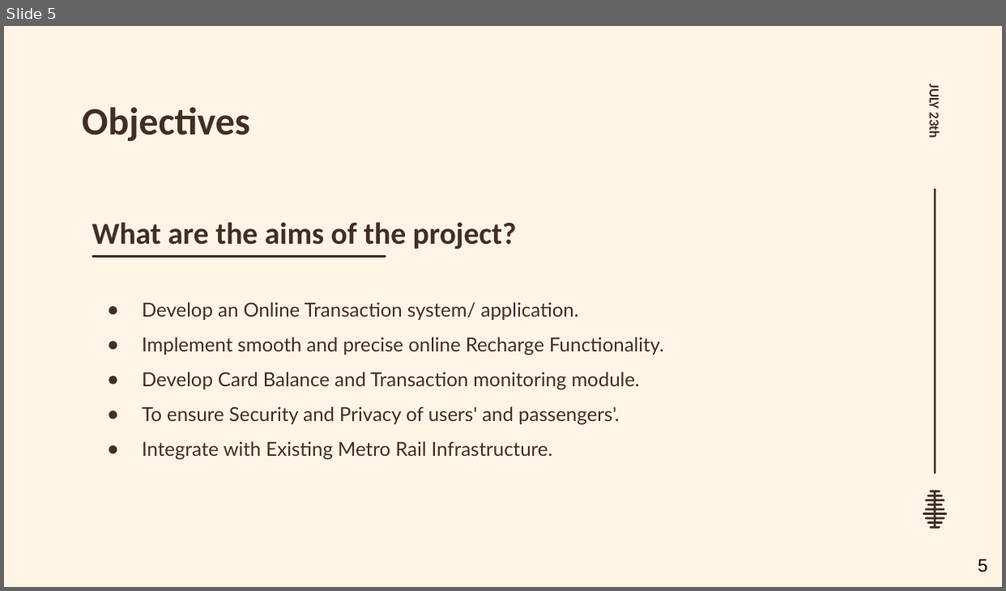
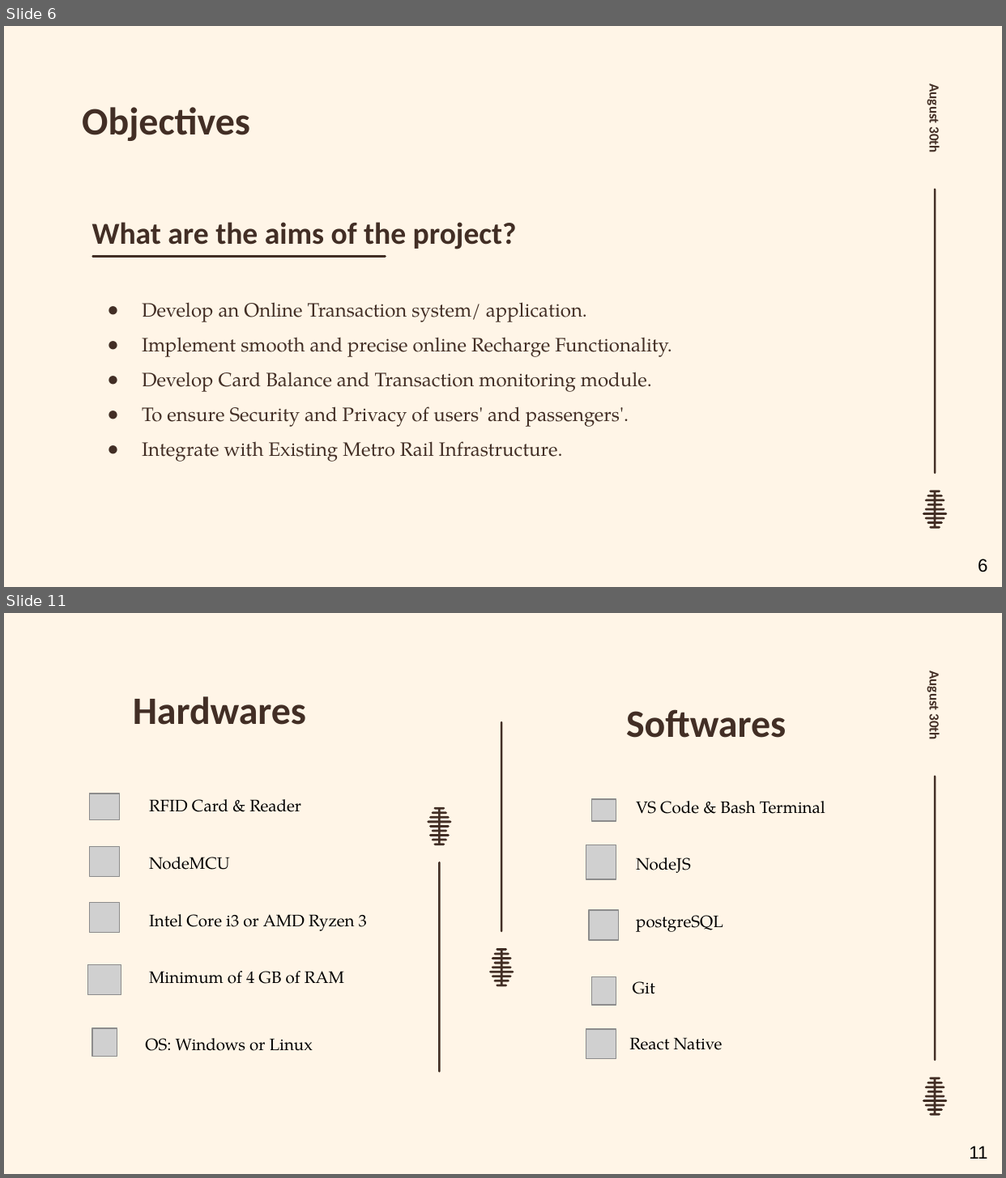
Before and after one commit to dot-ASH/metro-rail-smart-card-system, a slide deck: slide/Capstone.pptx. Shown one above the other, each under a label of ours: slide 5 before the commit, slides 6 and 11 after it; the slides between them are not shown. The pictures are 1006x591 and 1006x1178 pixels, drawn with LibreOffice and Linux fonts; fonts in the diff are those of the drawing; grey boxes stand for pictures; background and template pictures are left out. Boxes give left, top, right and bottom in pixels: in the first picture for what was removed or moved away, otherwise in the second. Text is boxed around its words. In the diff, an @@ line names an element or a change of style, - is before the commit and + after.

```diff
--- a/slide/Capstone.pptx
+++ b/slide/Capstone.pptx
@@ slide 11 added at [4, 613, 1002, 1174], background picture (left out); not listed: 2 template elements that a slide beside it also shows @@
@@ text added at [926, 674, 943, 739], 10 pt, text #422E25, bold @@
+August 30th
@@ title added at [133, 696, 306, 725], 28 pt, text #422E25, bold @@
+Hardwares
@@ title added at [626, 709, 786, 738], 28 pt, text #422E25, bold @@
+Softwares
@@ line added from (501, 723) to (502, 931), #422E25 1.5 pt @@
@@ picture added at [90, 794, 120, 820] @@
@@ text added at [149, 799, 301, 812], 12 pt, text #000000 @@
+RFID Card & Reader
@@ picture added at [592, 799, 616, 821] @@
@@ text added at [636, 801, 825, 814], 12 pt, text #000000 @@
+VS Code & Bash Terminal
@@ freeform shape added at [427, 807, 452, 845], fill #422E25 @@
@@ picture added at [90, 846, 120, 876] @@
@@ picture added at [586, 845, 616, 879] @@
@@ text added at [149, 857, 230, 870], 12 pt, text #000000 @@
+NodeMCU
@@ line added from (439, 1072) to (439, 862), #422E25 1.5 pt @@
@@ text added at [636, 858, 691, 873], 12 pt, text #000000 @@
+NodeJS
@@ picture added at [90, 902, 120, 932] @@
@@ text added at [149, 914, 367, 931], 12 pt, text #000000 @@
+Intel Core i3 or AMD Ryzen 3
@@ picture added at [589, 910, 619, 940] @@
@@ text added at [636, 915, 723, 932], 12 pt, text #000000 @@
+postgreSQL
@@ freeform shape added at [488, 949, 513, 986], fill #422E25 @@
@@ picture added at [87, 965, 121, 995] @@
@@ text added at [149, 971, 344, 984], 12 pt, text #000000 @@
+Minimum of 4 GB of RAM
@@ picture added at [592, 977, 616, 1005] @@
@@ text added at [633, 982, 655, 995], 12 pt, text #000000 @@
+Git
@@ picture added at [91, 1029, 117, 1056] @@
@@ text added at [145, 1038, 313, 1051], 12 pt, text #000000 @@
+OS: Windows or Linux
@@ picture added at [586, 1029, 616, 1059] @@
@@ text added at [629, 1037, 722, 1050], 12 pt, text #000000 @@
+React Native
@@ page number added at [969, 1146, 987, 1159], 13 pt, text #000000 @@
+11
@@ what was slide 5 is now slide 6 @@
@@ slide 6 changed as well @@
@@ text at [926, 87, 943, 152]: text changed @@
-JULY 23th
+August 30th
@@ text "Develop an Online Transaction system/ ..." at [142, 302, 672, 462]: font Lato to TeX Gyre Pagella @@
@@ page number at [978, 559, 987, 573]: text changed @@
-5
+6
```
Also in this commit, not shown: 8 other slides changed, 6 other slides added, 1 slide removed, 9 other files.
